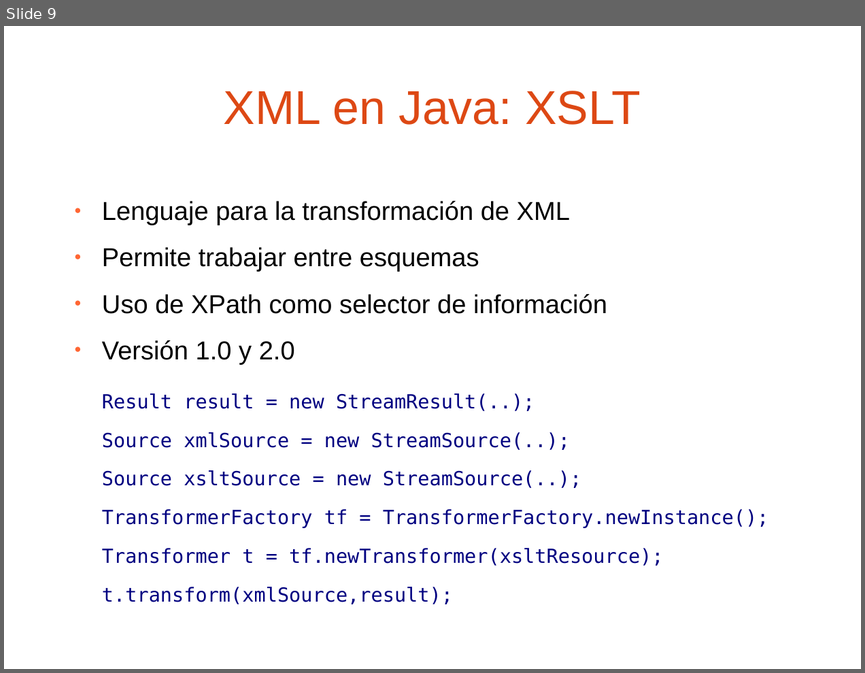
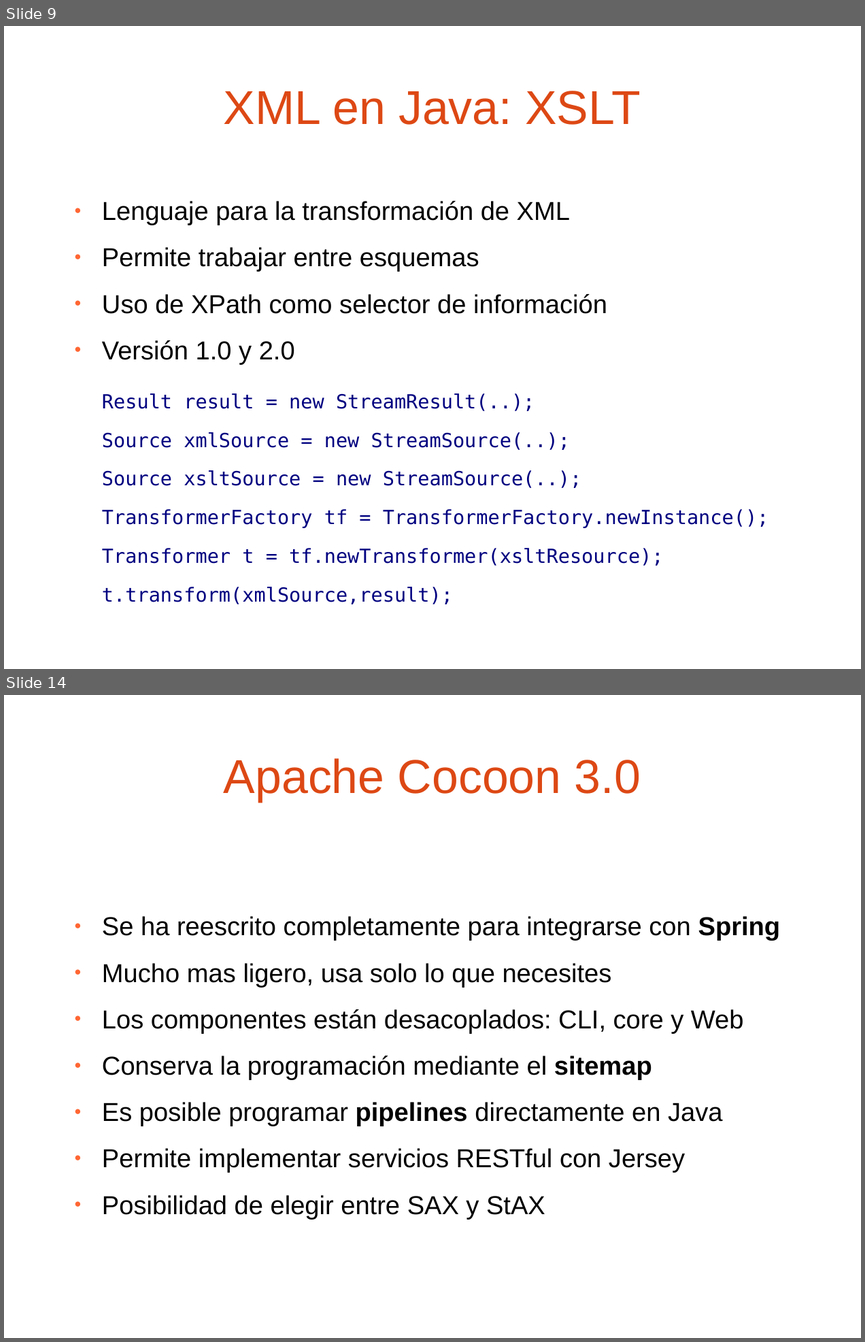
Before and after one commit to jpuerto/barcampes2012-cocoon, a slide deck: presentacion/Procesamiento de XML con Apache Cocoon 3.0.odp. Shown one above the other, each under a label of ours: slide 9 before the commit, slides 9 and 14 after it; the slides between them are not shown. The pictures are 865x673 and 865x1342 pixels, drawn with LibreOffice and Linux fonts; fonts in the diff are those of the drawing; background and template pictures are left out. Boxes give left, top, right and bottom in pixels: in the first picture for what was removed or moved away, otherwise in the second. Text is boxed around its words. In the diff, an @@ line names an element or a change of style, - is before the commit and + after.

```diff
--- a/presentacion/Procesamiento de XML con Apache Cocoon 3.0.odp
+++ b/presentacion/Procesamiento de XML con Apache Cocoon 3.0.odp
@@ slide 14 added at (4,695,861,1338), background picture (left out) @@
@@ title added at (224,758,640,802), 44 pt, text #DD4814 @@
+Apache Cocoon 3.0
@@ text added at (102,916,781,1219), 24 pt, text #000000 @@
+● Se ha reescrito completamente para integrarse con Spring
+● Mucho mas ligero, usa solo lo que necesites
+● Los componentes están desacoplados: CLI, core y Web
+● Conserva la programación mediante el sitemap
+● Es posible programar pipelines directamente en Java
+● Permite implementar servicios RESTful con Jersey
+● Posibilidad de elegir entre SAX y StAX
```
Also in this commit, not shown: 5 slides changed, 12 other slides added.
